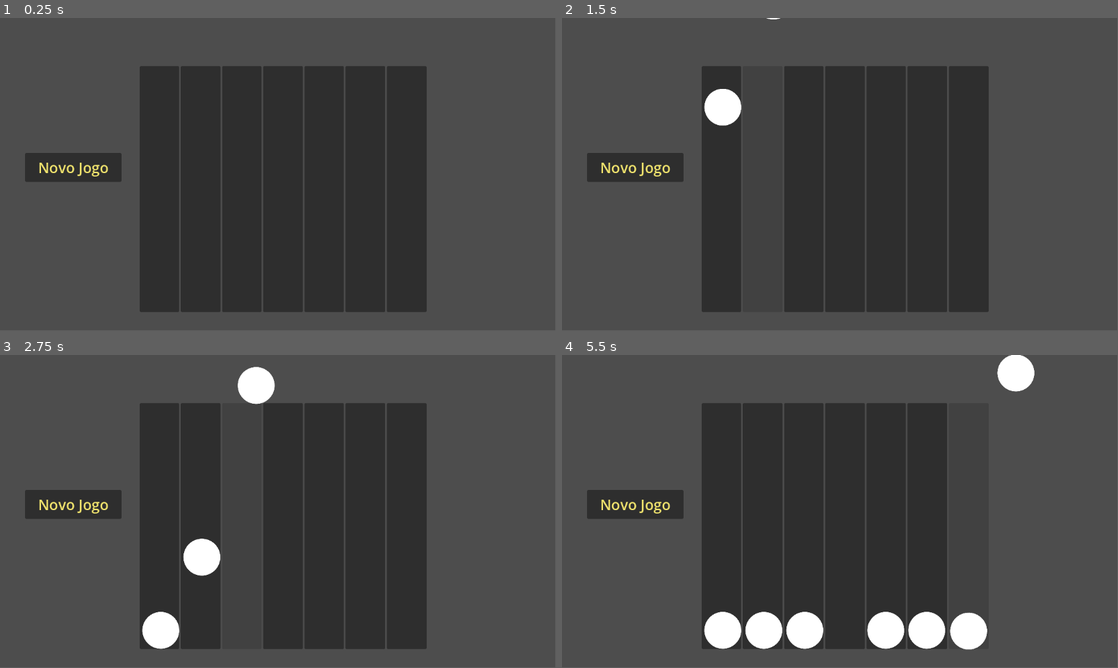
Above: before the commit, frames 1-4 (two rows, left to right).
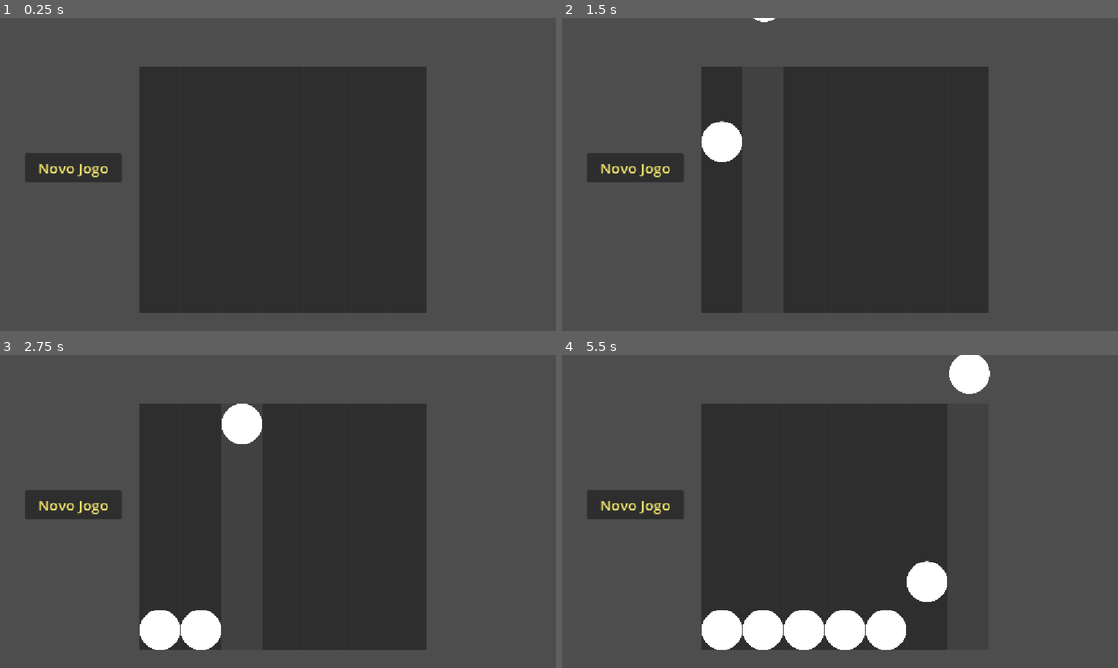
Above: after the commit, the same moments.

Repository: Guilherme-C-Ferrari/Connect-4
Game: Godot game, scene res://Cenas/Connect-4.tscn
The game is run twice, just before and just after one commit, with the same random seed, the same clock (stepped at 60 frames per second) and the same inputs.
Inputs (mouse positions are in pixels of both pictures, inside the frame that each line leads up to):
- Up to frame 1 (0.25 s): no input
- Up to frame 2 (1.5 s): click (723, 190) at 0.52 s; click (762, 190) at 1.25 s
- Up to frame 3 (2.75 s): click (239, 527) at 2 s
- Up to frame 4 (5.5 s): click (845, 527) at 2.75 s; click (884, 527) at 3.5 s; click (928, 527) at 4.25 s; click (967, 527) at 5 s
The window is 799x449 before the commit and 800x450 after it. Grey fills any space a smaller window leaves; there, only what the larger window draws over its background counts as a difference.

The runs differ from the first frame. In frame 1, 1.2% of the frame differs, in the area x 7-77%, y 15-95%; in frame 2, 2.3%; in frame 3, 3.8%; in frame 4, 5.7%, in the area x 7-85%, y 0-95%.

Commit message:
Ajuste de queda de fichas

Diff:
--- a/Cenas/Connect-4.tscn
+++ b/Cenas/Connect-4.tscn
@@ -8,7 +8,7 @@
 script = ExtResource("1_ab3bw")
 
 [node name="TabuleiroFisico" parent="." unique_id=459050932 instance=ExtResource("2_8hrk4")]
-position = Vector2(290.00003, 100.000015)
+position = Vector2(289.00006, 101.000015)
 scale = Vector2(0.85, 0.85)
 
 [node name="Menu" parent="." unique_id=1558306628 instance=ExtResource("3_apj2i")]
--- a/Cenas/ficha.tscn
+++ b/Cenas/ficha.tscn
@@ -3,12 +3,12 @@
 [ext_resource type="Texture2D" uid="uid://3bun0mt4cle1" path="res://Sprites/white-circle.png" id="1_vo28c"]
 
 [sub_resource type="CircleShape2D" id="CircleShape2D_t18qp"]
-radius = 39.012817
+radius = 42.0119
 
 [node name="Ficha" type="RigidBody2D" unique_id=1155902229]
 
 [node name="Sprite2D" type="Sprite2D" parent="." unique_id=190187700]
-scale = Vector2(0.3, 0.3)
+scale = Vector2(0.33, 0.33)
 texture = ExtResource("1_vo28c")
 
 [node name="CollisionShape2D" type="CollisionShape2D" parent="." unique_id=891932140]
--- a/Cenas/tabuleiro_fisico.tscn
+++ b/Cenas/tabuleiro_fisico.tscn
@@ -4,14 +4,14 @@
 size = Vector2(703, 20)
 
 [sub_resource type="RectangleShape2D" id="RectangleShape2D_06s0e"]
-size = Vector2(6, 599)
+size = Vector2(1, 600)
 
 [node name="Tabuleiro" type="Node2D" unique_id=1874611820]
 
 [node name="StaticBody2D" type="StaticBody2D" parent="." unique_id=333397015]
 
 [node name="CollisionShape2D" type="CollisionShape2D" parent="StaticBody2D" unique_id=307479920]
-position = Vector2(349.5, 610)
+position = Vector2(350, 610)
 shape = SubResource("RectangleShape2D_gsv3i")
 
 [node name="CollisionShapeWall1" type="CollisionShape2D" parent="StaticBody2D" unique_id=1571735437]
@@ -49,6 +49,7 @@
 [node name="HBoxContainer" type="HBoxContainer" parent="." unique_id=1408727474]
 offset_right = 700.0
 offset_bottom = 600.0
+theme_override_constants/separation = 0
 
 [node name="Button" type="Button" parent="HBoxContainer" unique_id=241258833]
 layout_mode = 2
--- a/Scripts/Connect_4.gd
+++ b/Scripts/Connect_4.gd
@@ -23,8 +23,8 @@
 	add_child(nova_ficha)
 
 	var botao = $TabuleiroFisico/HBoxContainer.get_child(coluna_index)
-	var posX = $TabuleiroFisico.position.x + botao.position.x + (botao.size.x / 2)
-	var posY = $TabuleiroFisico/HBoxContainer.position.y - 50
+	var posX = botao.global_position.x + (botao.size.x / 2) - 5
+	var posY = botao.global_position.y - 150
 	nova_ficha.position = Vector2(posX, posY)
 
 func jogar() -> bool:
--- a/project.godot
+++ b/project.godot
@@ -14,6 +14,10 @@
 run/main_scene="uid://tn6vxrapl3os"
 config/features=PackedStringArray("4.6", "Forward Plus")
 
+[display]
+
+window/stretch/mode="canvas_items"
+
 [physics]
 
 3d/physics_engine="Jolt Physics"
